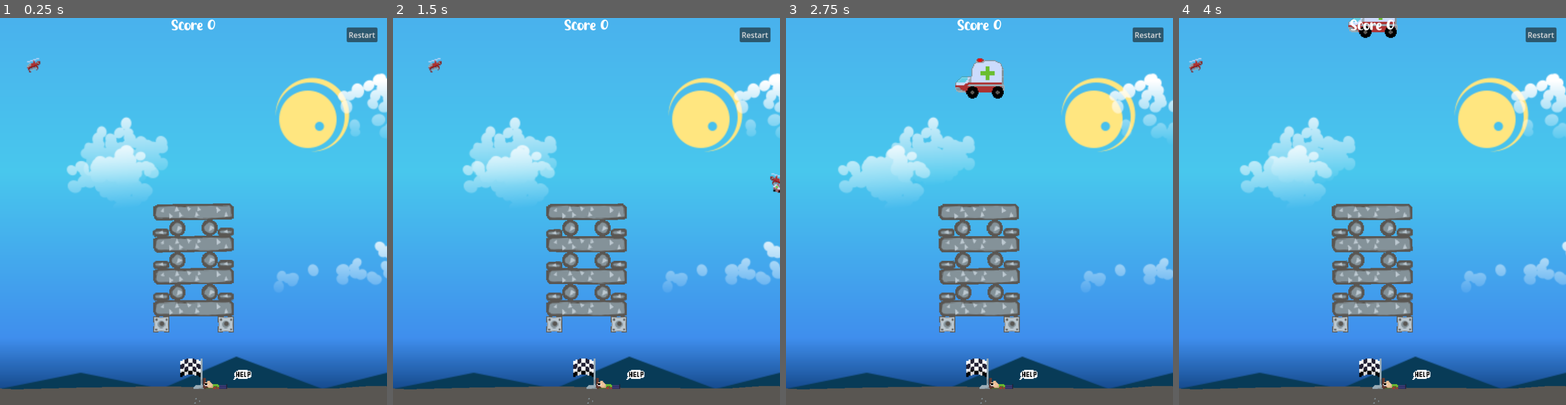
Above: before the commit, frames 1-4 (left to right).
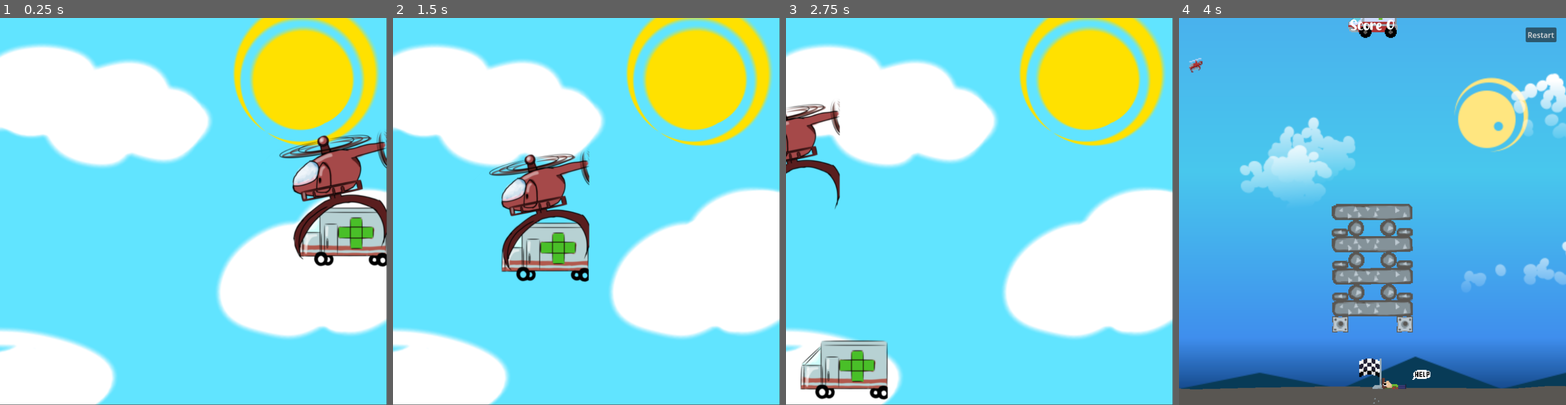
Above: after the commit, the same moments.

Repository: BeanPoleGamesDev/DynamiteParamedics
Game: Godot game, scene res://start_animation.tscn
The game is run twice, just before and just after one commit, with the same random seed, the same clock (stepped at 60 frames per second) and the same inputs. Before the commit the project starts from res://app/scenes/LevelOne.tscn.
Inputs (mouse positions are in pixels of both pictures, inside the frame that each line leads up to):
- Up to frame 1 (0.25 s): no input
- Up to frame 2 (1.5 s): click (756, 33) at 0.5 s, where only the run before the commit has a clickable "Restart"; click (756, 33) at 1.25 s, where only the run before the commit has a clickable "Restart"
- Up to frame 3 (2.75 s): click (1149, 33) at 2 s, where only the run before the commit has a clickable "Restart"
- Up to frame 4 (4 s): move the mouse to (1457, 192) at 2.77 s; click (1457, 192) at 2.85 s; click "Restart" at 3.5 s

The runs differ from the first frame. In frame 1, 99% of the frame differs, in the area x 0-100%, y 0-100%; in frame 2, 100%; in frame 3, 99%; in frame 4, nothing differs.

Commit message:
start cut scene

Diff:
--- a/app/autoloads/nav.gd
+++ b/app/autoloads/nav.gd
@@ -10,6 +10,9 @@
 func restart_lvl()->void:
 	open_lvl(lvl)
 
+func end_start_cut_scene()->void:
+	open_lvl(lvl)
+
 func open_lvl(idx: int)->void:
 	lvl = idx
 	if lvl >= views.size():
--- a/project.godot
+++ b/project.godot
@@ -11,7 +11,7 @@
 [application]
 
 config/name="DynamiteParamedics"
-run/main_scene="res://app/scenes/LevelOne.tscn"
+run/main_scene="res://start_animation.tscn"
 config/features=PackedStringArray("4.3", "GL Compatibility")
 config/icon="res://icon.svg"
 
--- a/start_animation.gd
+++ b/start_animation.gd
@@ -4,5 +4,4 @@
 
 
 func _on_animated_sprite_2d_animation_finished() -> void:
-	#call_next scene
-	pass
+	Nav.end_start_cut_scene()
